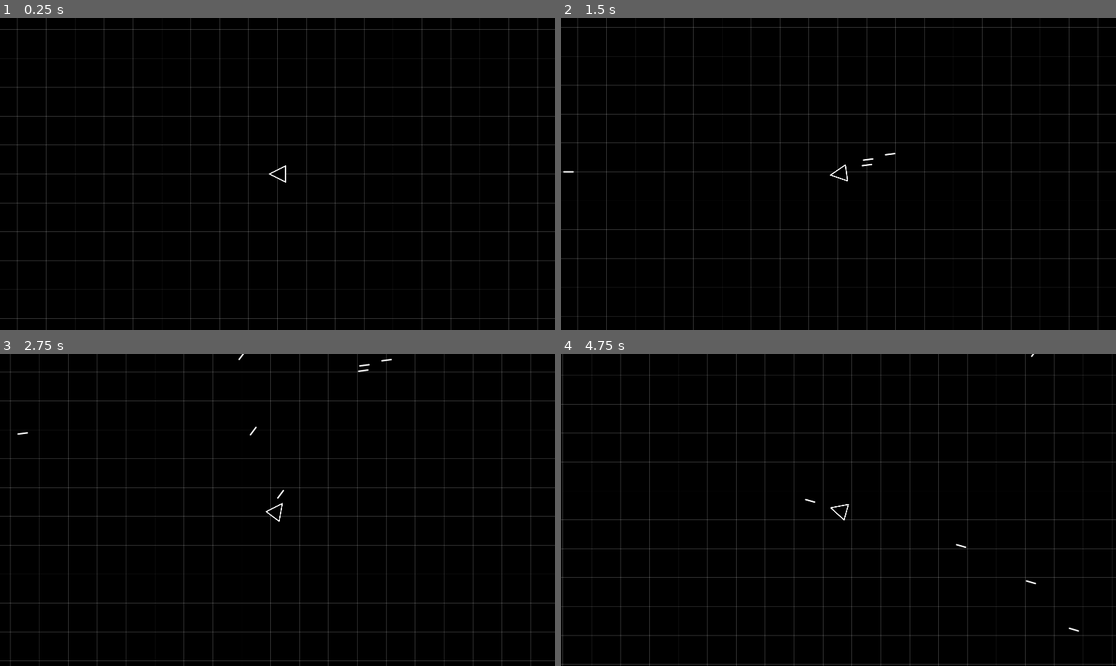
Above: before the commit, frames 1-4 (two rows, left to right).
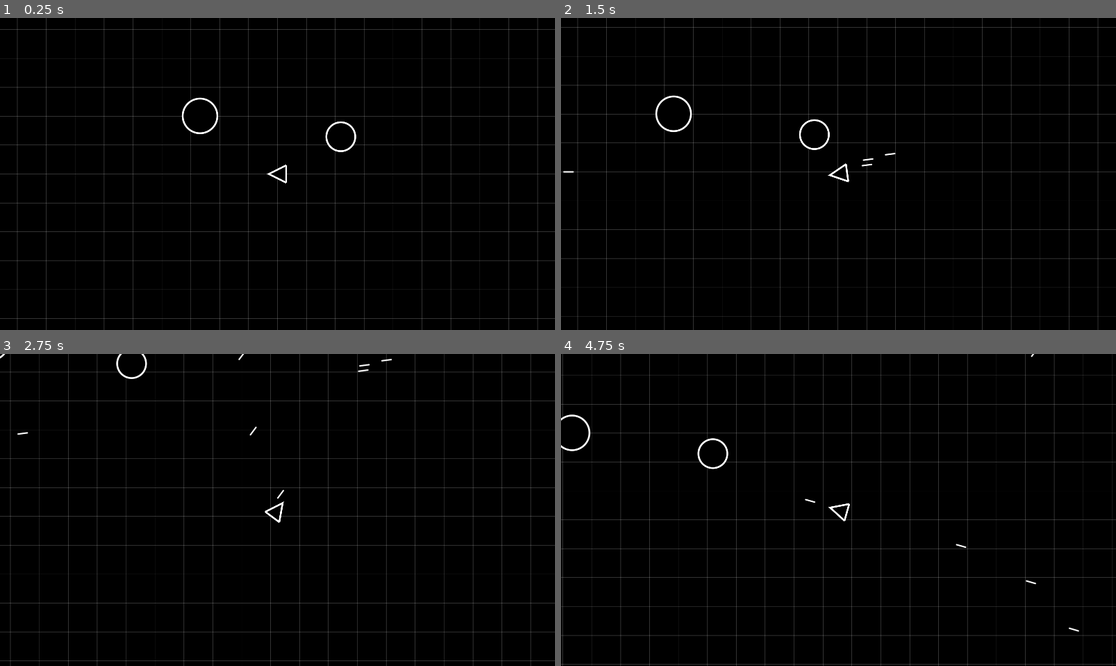
Above: after the commit, the same moments.

Repository: bleov/asteroids
Game: Godot game, scene res://Scenes/Game.tscn
The game is run twice, just before and just after one commit, with the same random seed, the same clock (stepped at 60 frames per second) and the same inputs.
Inputs (mouse positions are in pixels of both pictures, inside the frame that each line leads up to):
- Up to frame 1 (0.25 s): no input
- Up to frame 2 (1.5 s): move the mouse to (960, 158) at 0.52 s; hold D (move_right) 0.53-1.28 s; hold Ctrl (fast) 0.53-1.28 s; move the mouse to (727, 189) at 1.27 s; hold S (move_down) from 1.28 s (still down); tap Shift (slow) at 1.35 s
- Up to frame 3 (2.75 s): move the mouse to (333, 441) at 2.02 s; release S (move_down) at 2.03 s; hold D (move_right) from 2.03 s (still down); hold Ctrl (fast) from 2.03 s (still down)
- Up to frame 4 (4.75 s): move the mouse to (810, 572) at 2.77 s; release D (move_right) at 2.78 s; release Ctrl (fast) at 2.78 s; hold W (move_up) 2.78-3.53 s; tap Shift (slow) at 2.85, 4.35 s; move the mouse to (1005, 556) at 3.52 s; hold Ctrl (fast) 3.53-4.28 s; hold A (move_left) from 3.53 s (still down); move the mouse to (672, 463) at 4.27 s

The runs differ from the first frame. In frame 1, 0.3% of the frame differs, in the area x 32-65%, y 25-54%; in frame 2, 0.3%, in the area x 17-52%, y 24-53%; in frame 3, 0.2%; in frame 4, 0.3%.

Commit message:
feat: custom rendering & enemy objects

Diff:
--- a/Assets/Sprite/Player.svg
+++ /dev/null
@@ -1,7 +0,0 @@
-<?xml version="1.0" encoding="UTF-8" standalone="no"?>
-<!DOCTYPE svg PUBLIC "-//W3C//DTD SVG 1.1//EN" "http://www.w3.org/Graphics/SVG/1.1/DTD/svg11.dtd">
-<svg width="100%" height="100%" viewBox="0 0 100 100" version="1.1" xmlns="http://www.w3.org/2000/svg" xmlns:xlink="http://www.w3.org/1999/xlink" xml:space="preserve" xmlns:serif="http://www.serif.com/" style="fill-rule:evenodd;clip-rule:evenodd;stroke-linecap:round;stroke-linejoin:round;stroke-miterlimit:1.5;">
-    <g transform="matrix(1.094118,0,0,1.094118,-18.382353,-11.817647)">
-        <path d="M62.5,14L105,99L20,99L62.5,14Z" style="stroke:white;stroke-width:5.71px;"/>
-    </g>
-</svg>
--- /dev/null
+++ b/Scenes/Enemy.tscn
@@ -0,0 +1,12 @@
+[gd_scene format=3 uid="uid://dcdy0keaioo6l"]
+
+[ext_resource type="Script" uid="uid://dl2bvnnd3qsug" path="res://Scripts/enemy.gd" id="1_m1htj"]
+[ext_resource type="Script" uid="uid://dle7vih57ik3l" path="res://Scripts/enemy_draw.gd" id="2_wovta"]
+
+[node name="Enemy" type="Area2D" unique_id=408429015]
+script = ExtResource("1_m1htj")
+
+[node name="Draw" type="Node2D" parent="." unique_id=432656438]
+script = ExtResource("2_wovta")
+
+[node name="CollisionShape2D" type="CollisionShape2D" parent="." unique_id=691920890]
--- a/Scenes/Game.tscn
+++ b/Scenes/Game.tscn
@@ -3,6 +3,7 @@
 [ext_resource type="PackedScene" uid="uid://rk784n2apwl3" path="res://Scenes/Player.tscn" id="1_iukft"]
 [ext_resource type="Script" uid="uid://bybie1i78oqju" path="res://Scripts/bounds.gd" id="1_j5yw3"]
 [ext_resource type="Script" uid="uid://dsfqp3pavh8p4" path="res://Scripts/camera.gd" id="2_gl6un"]
+[ext_resource type="PackedScene" uid="uid://dcdy0keaioo6l" path="res://Scenes/Enemy.tscn" id="4_kldst"]
 
 [node name="Game" type="Node2D" unique_id=2047278801]
 
@@ -27,3 +28,10 @@
 
 [node name="Camera2D" type="Camera2D" parent="." unique_id=1944335260]
 script = ExtResource("2_gl6un")
+
+[node name="Enemy" parent="." unique_id=408429015 instance=ExtResource("4_kldst")]
+position = Vector2(219, -129)
+
+[node name="Enemy2" parent="." unique_id=1200176905 instance=ExtResource("4_kldst")]
+position = Vector2(-268, -201)
+size = 60
--- a/Scenes/Player.tscn
+++ b/Scenes/Player.tscn
@@ -1,15 +1,15 @@
 [gd_scene format=3 uid="uid://rk784n2apwl3"]
 
 [ext_resource type="Script" uid="uid://cv65oa44ptn5g" path="res://Scripts/player.gd" id="1_kyqiw"]
-[ext_resource type="Texture2D" uid="uid://b6bu1t0ims0rp" path="res://Assets/Sprite/Player.svg" id="1_rpqav"]
+[ext_resource type="Script" uid="uid://di35fy2lav3ly" path="res://Scripts/player_draw.gd" id="2_kyqiw"]
 
 [node name="Player" type="Area2D" unique_id=1671592110]
 script = ExtResource("1_kyqiw")
 metadata/_edit_group_ = true
 
-[node name="Sprite2D" type="Sprite2D" parent="." unique_id=1548737808]
+[node name="Draw" type="Node2D" parent="." unique_id=465989890]
 scale = Vector2(0.6, 0.6)
-texture = ExtResource("1_rpqav")
+script = ExtResource("2_kyqiw")
 
 [node name="CollisionPolygon2D" type="CollisionPolygon2D" parent="." unique_id=1064097303]
 polygon = PackedVector2Array(0, -32, 31, 30, -31, 30)
--- /dev/null
+++ b/Scripts/enemy.gd
@@ -0,0 +1,10 @@
+extends Area2D
+
+@onready var collision = $CollisionShape2D;
+
+@export var size = 50;
+
+func _ready():
+	var shape = CircleShape2D.new()
+	shape.radius = size;
+	collision.shape = shape;
--- /dev/null
+++ b/Scripts/enemy_draw.gd
@@ -0,0 +1,11 @@
+extends Node2D
+
+@onready var collision = get_parent().get_node("CollisionShape2D");
+
+const FILL_COLOR = Color(0, 0, 0);
+const OUTLINE_COLOR = Color(255, 255, 255);
+
+func _draw():
+	draw_circle(position, collision.shape.radius, FILL_COLOR, true)
+	draw_circle(position, collision.shape.radius, OUTLINE_COLOR, false, 5, true)
+	queue_redraw();
--- a/Scripts/player.gd
+++ b/Scripts/player.gd
@@ -29,12 +29,12 @@
 	position += velocity * actual_move_speed * delta;
 
 	look_at(get_global_mouse_position())
-	rotation_degrees = rotation_degrees + 90;
+	rotation_degrees = rotation_degrees + 270;
 
 func _on_fire_timer_timeout():
 	# fire gun
 	var bullet = bullet_template.instantiate();
 	#bullet.velocity = velocity.normalized() + Vector2.UP.rotated(rotation);
 	bullet.position = position;
-	bullet.rotation_degrees = rotation_degrees;
+	bullet.rotation_degrees = rotation_degrees - 180;
 	Bullets.add_child(bullet);
--- /dev/null
+++ b/Scripts/player_draw.gd
@@ -0,0 +1,17 @@
+extends Node2D
+
+const FILL_COLOR = Color(0, 0, 0);
+const OUTLINE_COLOR = Color(255, 255, 255);
+const SIZE = 30;
+
+func _ready():
+	scale = Vector2(1, 1);
+
+func _draw():
+	var points : PackedVector2Array = [Vector2(SIZE, -SIZE), Vector2(0, SIZE), Vector2(-SIZE, -SIZE)];
+	var fill_colors : PackedColorArray = [FILL_COLOR, FILL_COLOR, FILL_COLOR];
+
+	draw_polygon(points, fill_colors);
+	draw_polyline(points, OUTLINE_COLOR, 5, true);
+	draw_line(Vector2(-SIZE, -SIZE), Vector2(SIZE, -SIZE), OUTLINE_COLOR, 5, true);
+	queue_redraw();
--- a/icon.svg
+++ /dev/null
@@ -1 +0,0 @@
-<svg xmlns="http://www.w3.org/2000/svg" width="128" height="128"><rect width="124" height="124" x="2" y="2" fill="#363d52" stroke="#212532" stroke-width="4" rx="14"/><g fill="#fff" transform="translate(12.322 12.322)scale(.101)"><path d="M105 673v33q407 354 814 0v-33z"/><path fill="#478cbf" d="m105 673 152 14q12 1 15 14l4 67 132 10 8-61q2-11 15-15h162q13 4 15 15l8 61 132-10 4-67q3-13 15-14l152-14V427q30-39 56-81-35-59-83-108-43 20-82 47-40-37-88-64 7-51 8-102-59-28-123-42-26 43-46 89-49-7-98 0-20-46-46-89-64 14-123 42 1 51 8 102-48 27-88 64-39-27-82-47-48 49-83 108 26 42 56 81zm0 33v39c0 276 813 276 814 0v-39l-134 12-5 69q-2 10-14 13l-162 11q-12 0-16-11l-10-65H446l-10 65q-4 11-16 11l-162-11q-12-3-14-13l-5-69z"/><path d="M483 600c0 34 58 34 58 0v-86c0-34-58-34-58 0z"/><circle cx="725" cy="526" r="90"/><circle cx="299" cy="526" r="90"/></g><g fill="#414042" transform="translate(12.322 12.322)scale(.101)"><circle cx="307" cy="532" r="60"/><circle cx="717" cy="532" r="60"/></g></svg>
--- a/project.godot
+++ b/project.godot
@@ -15,7 +15,6 @@
 config/features=PackedStringArray("4.6", "GL Compatibility")
 boot_splash/bg_color=Color(0, 0, 0, 1)
 boot_splash/show_image=false
-config/icon="res://icon.svg"
 
 [display]
 
Not shown, removed: Assets/Sprite/Player.svg.import
Not shown, added: Scripts/enemy.gd.uid
Not shown, added: Scripts/enemy_draw.gd.uid
Not shown, added: Scripts/player_draw.gd.uid
Not shown, removed: icon.svg.import
